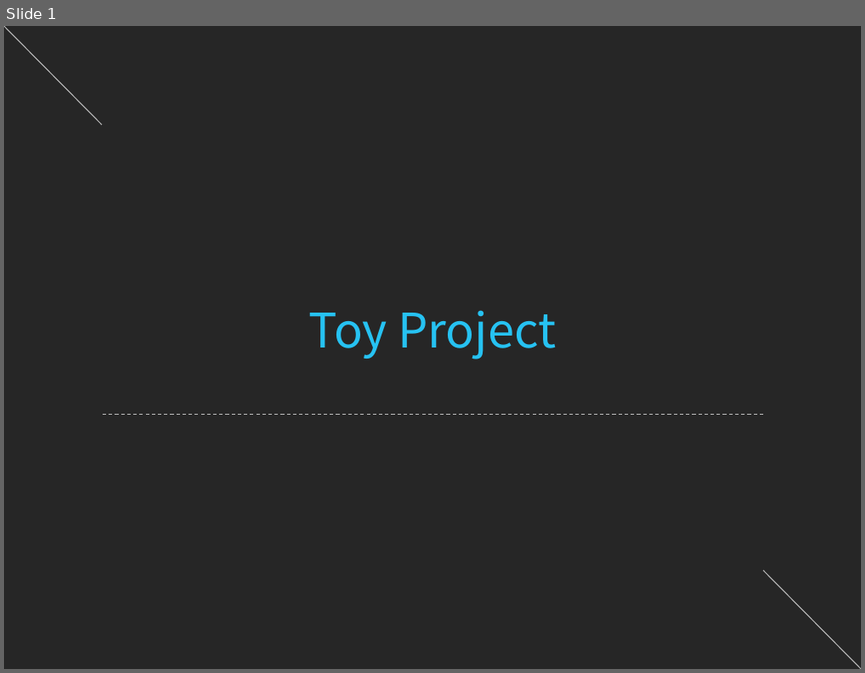
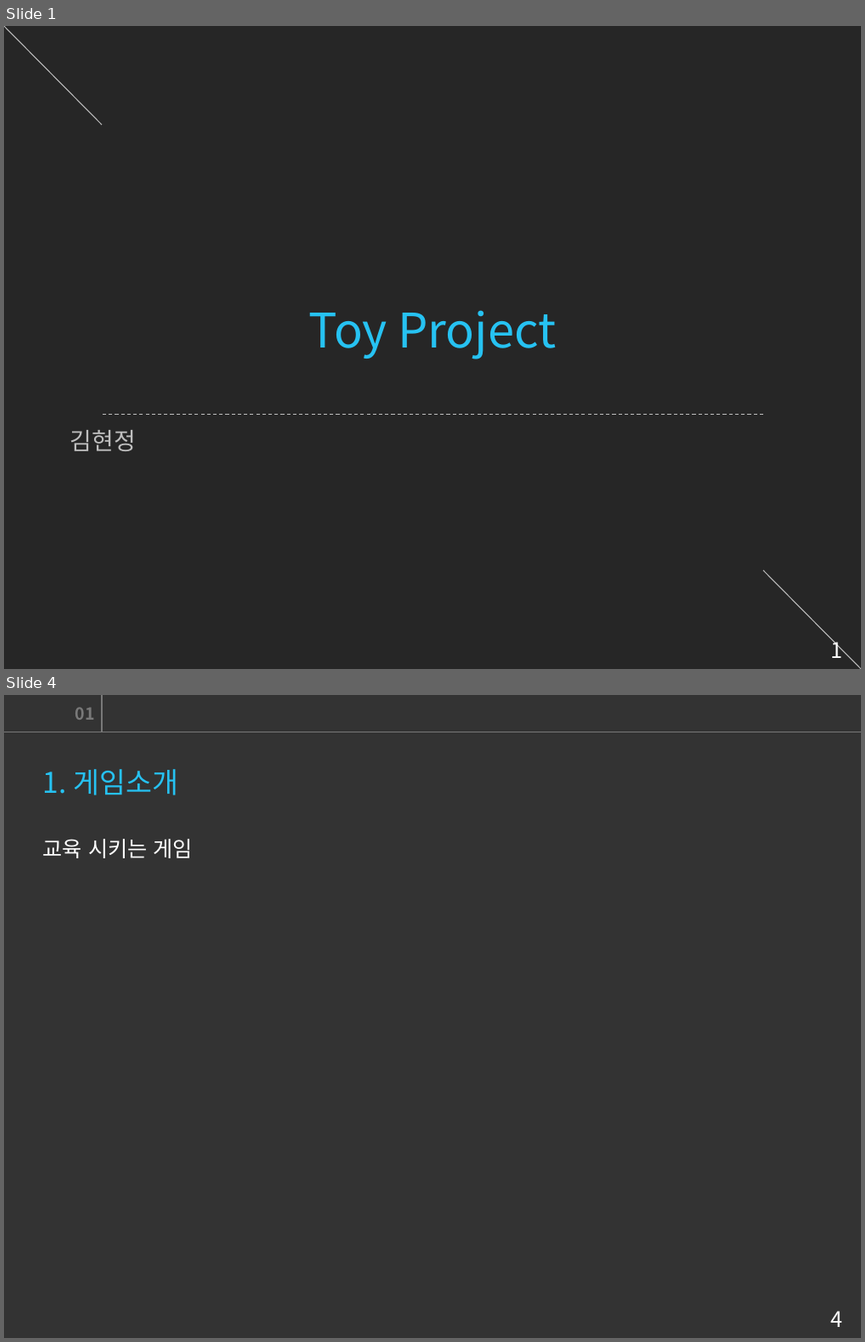
Before and after one commit to starlight97/Subingo, a slide deck: GDD/컨셉/컨셉.pptx. Shown one above the other, each under a label of ours: slide 1 before the commit, slides 1 and 4 after it; the slides between them are not shown. The pictures are 865x673 and 865x1342 pixels, drawn with LibreOffice and Linux fonts; fonts in the diff are those of the drawing. Boxes give left, top, right and bottom in pixels: in the first picture for what was removed or moved away, otherwise in the second. Text is boxed around its words. In the diff, an @@ line names an element or a change of style, - is before the commit and + after.

```diff
--- a/GDD/컨셉/컨셉.pptx
+++ b/GDD/컨셉/컨셉.pptx
@@ slide 4 added at (x1=4, y1=695, x2=861, y2=1338), background #333333; not listed: 1 template element that a slide beside it also shows @@
@@ text added at (x1=75, y1=707, x2=94, y2=720), 14 pt, text #797979, bold @@
+01
@@ line added from (102, 732) to (102, 695), #797979 0.75 pt @@
@@ line added from (4, 732) to (861, 732), #797979 0.75 pt @@
@@ text added at (x1=43, y1=769, x2=178, y2=795), 24 pt, text #26C2F2 @@
+1. 게임소개
@@ text added at (x1=43, y1=839, x2=193, y2=858), 18 pt, text #FFFFFF @@
+교육 시키는 게임
@@ slide 1 changed as well @@
@@ text added at (x1=70, y1=430, x2=136, y2=451), 20 pt, text #BFBFBF @@
+김현정
@@ page number added at (x1=830, y1=637, x2=842, y2=658), 18 pt, text #FFFFFF @@
+1
```
Also in this commit, not shown: 1 other slide changed, 6 other slides added, 3 slides removed, 1 other file.
